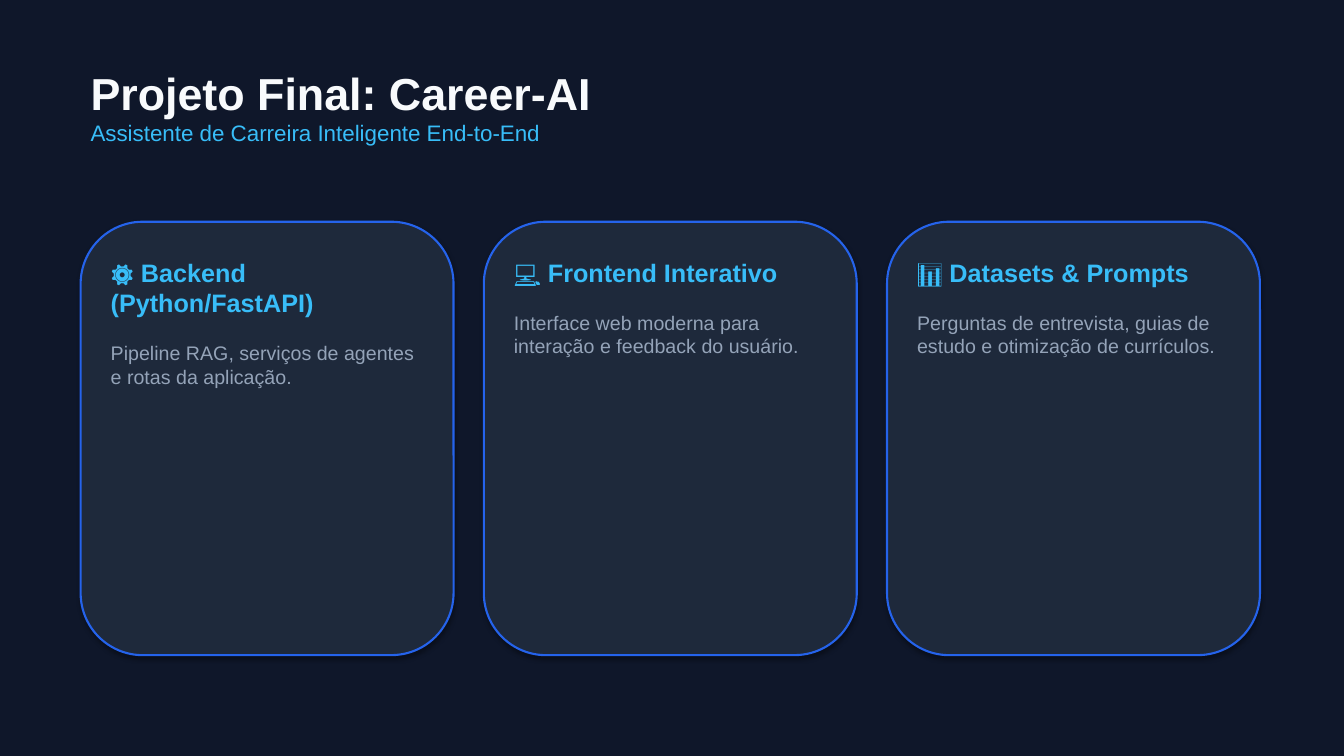
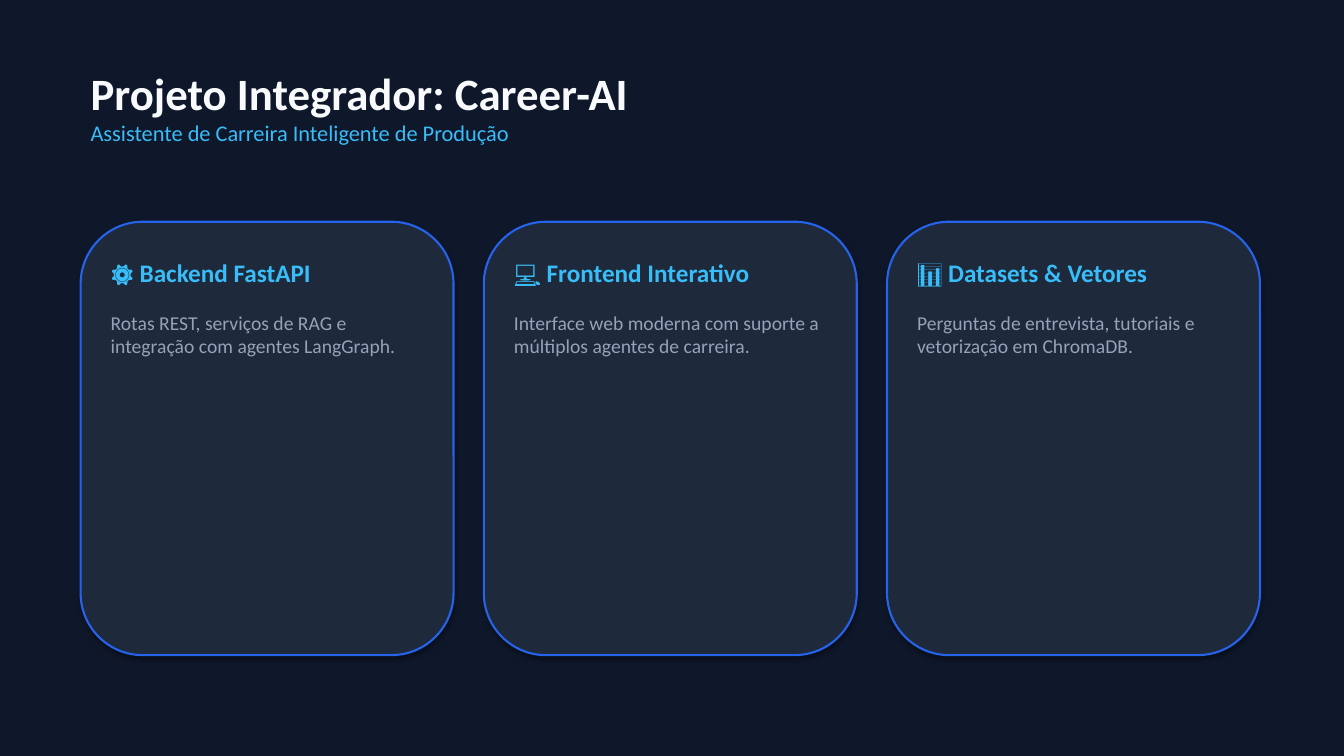
Before and after one commit to EmmanuelNunes/SECOMP---IA, a slide deck: slide 8 of slides/apresentacao.pptx (slide 9 before the commit). Drawn at 1344x756 pixels with LibreOffice and Linux fonts; fonts in the diff are those of the drawing. Boxes give left, top, right and bottom in pixels: in the first picture for what was removed or moved away, otherwise in the second. Text is boxed around its words. In the diff, an @@ line names an element or a change of style, - is before the commit and + after.

Commit message:
feat(docs): atualiza todo o conteudo da apostila, cheatsheets PDF e slides para o estado da arte de 2026

```diff
--- a/slides/apresentacao.pptx
+++ b/slides/apresentacao.pptx
@@ text at (91, 78, 628, 145): text changed; font Arial to Calibri @@
-Projeto Final: Career-AI
-Assistente de Carreira Inteligente End-to-End
+Projeto Integrador: Career-AI
+Assistente de Carreira Inteligente de Produção
@@ text at (111, 264, 395, 357): text changed; font Arial to Calibri @@
-⚙️ Backend (Python/FastAPI)
-Pipeline RAG, serviços de agentes e rotas da aplicação.
+⚙️ Backend FastAPI
+Rotas REST, serviços de RAG e integração com agentes LangGraph.
@@ text at (547, 264, 749, 282): font Arial to Calibri in "💻 Frontend Interativo" @@
@@ text at (917, 265, 1195, 356): text changed; font Arial to Calibri @@
-📊 Datasets & Prompts
-Perguntas de entrevista, guias de estudo e otimização de currículos.
+📊 Datasets & Vetores
+Perguntas de entrevista, tutoriais e vetorização em ChromaDB.
@@ text at (514, 316, 818, 357): text changed; font Arial to Calibri @@
-Interface web moderna para interação e feedback do usuário.
+Interface web moderna com suporte a múltiplos agentes de carreira.
```
Also in this commit, not shown: 7 other slides changed, 1 slide added, 2 slides removed, 5 other files.
